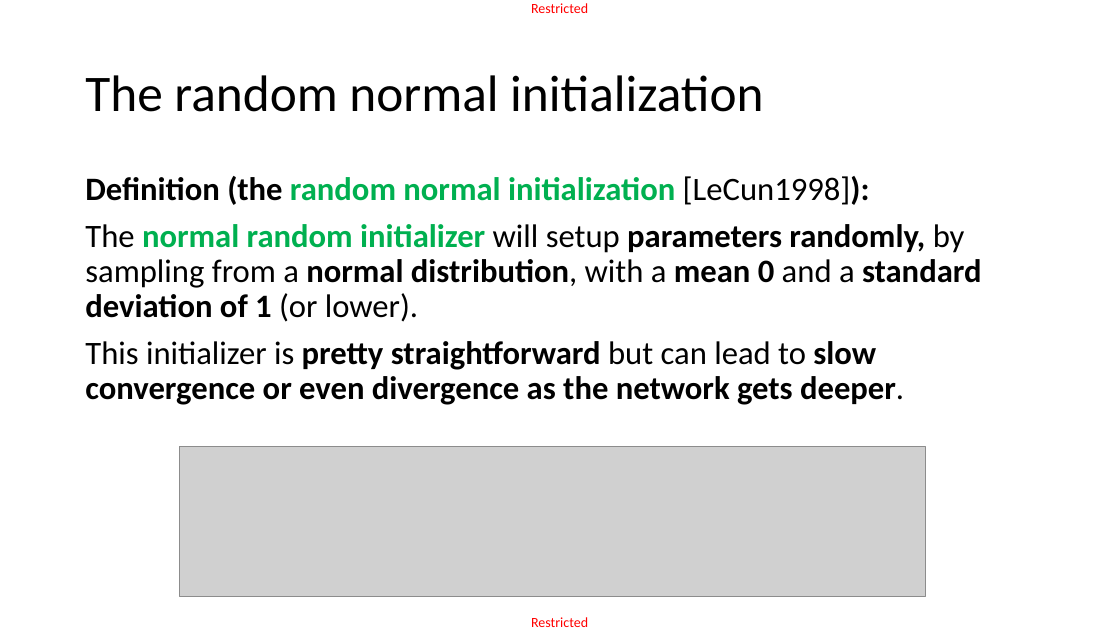
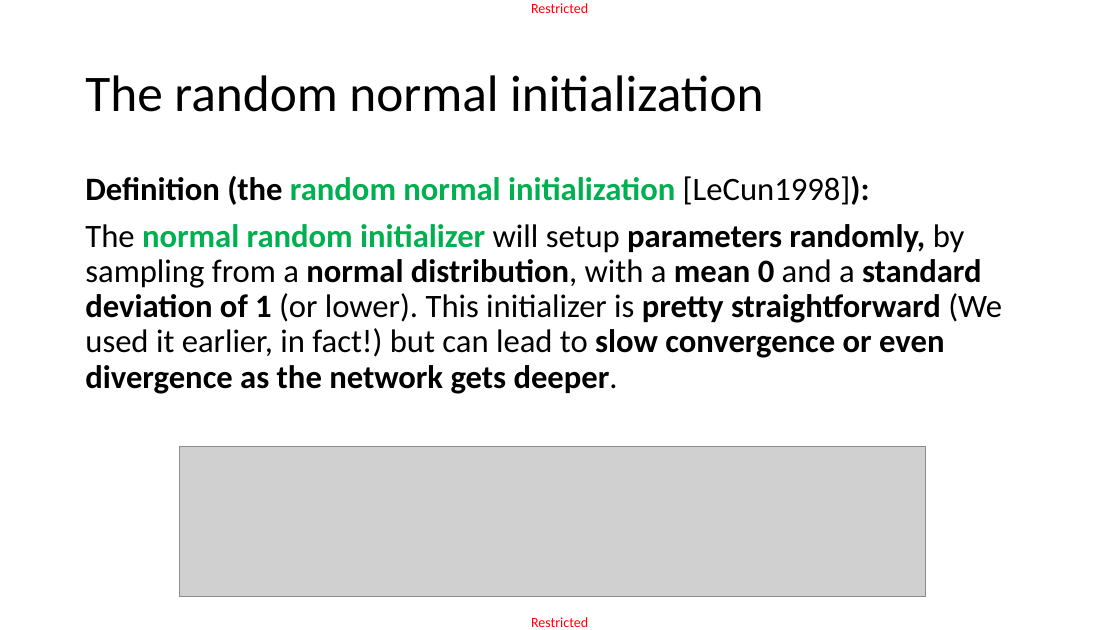
Before and after one commit to matthieudemari/SUTD_DL_50_039, a slide deck: slide 17 of W2/1. W2S1 final/W2S1.pptx. Drawn at 1120x630 pixels with LibreOffice and Linux fonts; fonts in the diff are those of the drawing; grey boxes stand for pictures. Boxes give left, top, right and bottom in pixels: in the first picture for what was removed or moved away, otherwise in the second. Text is boxed around its words. In the diff, an @@ line names an element or a change of style, - is before the commit and + after.

```diff
--- a/W2/1. W2S1 final/W2S1.pptx
+++ b/W2/1. W2S1 final/W2S1.pptx
@@ text at <box>85,224,1002,394</box>: text changed @@
-The normal random initializer will setup parameters randomly, by sampling from a normal distribution, with a mean 0 and a standard deviation of 1 (or lower).
-This initializer is pretty straightforward but can lead to slow convergence or even divergence as the network gets deeper.
+The normal random initializer will setup parameters randomly, by sampling from a normal distribution, with a mean 0 and a standard deviation of 1 (or lower). This initializer is pretty straightforward (We used it earlier, in fact!) but can lead to slow convergence or even divergence as the network gets deeper.
```
Also in this commit, not shown: 12 other slides changed, 12 other files.
